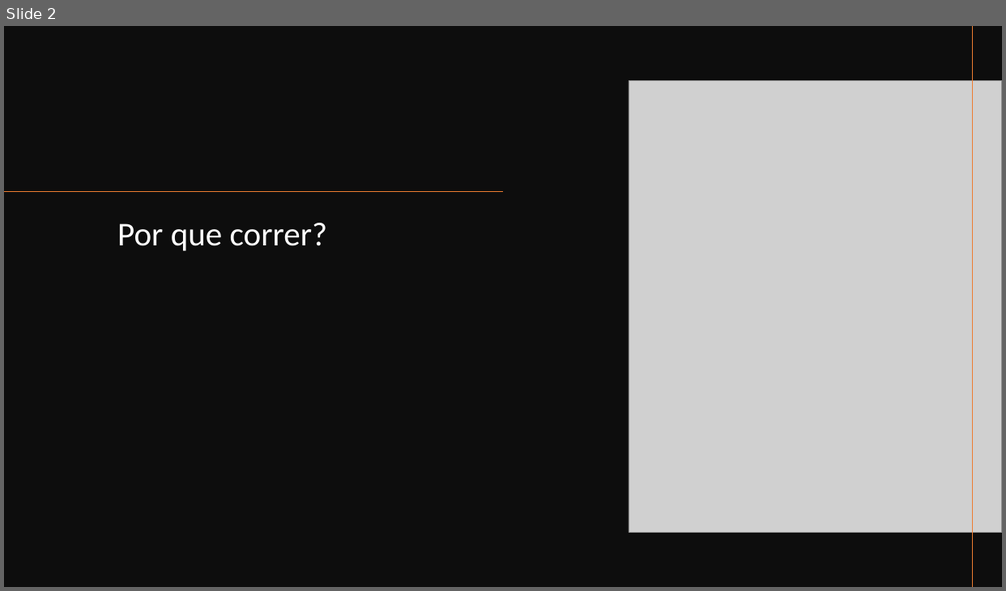
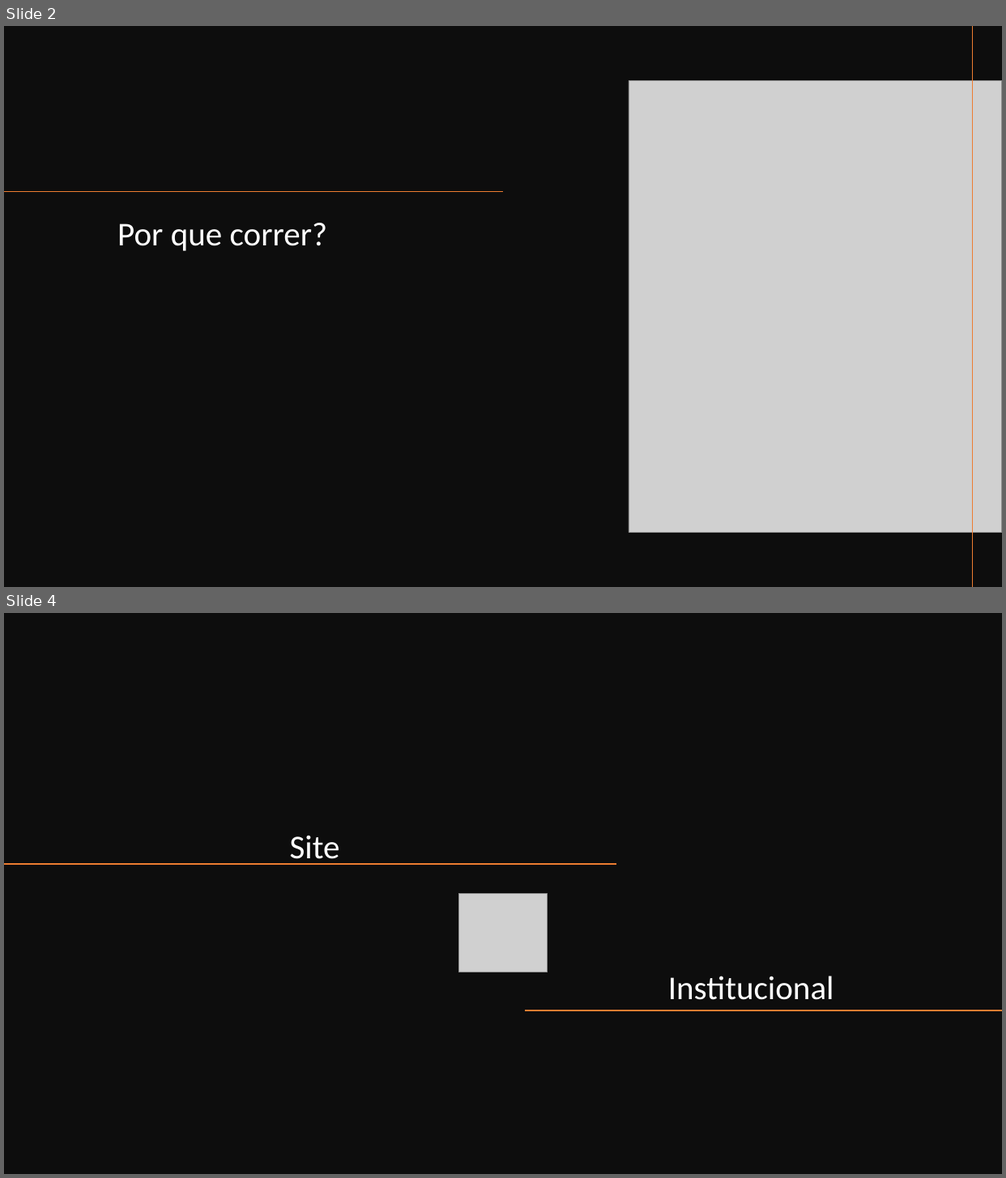
Before and after one commit to glvPedro/keep-running, a slide deck: documents/KEEP RUNNING.pptx. Shown one above the other, each under a label of ours: slide 2 before the commit, slides 2 and 4 after it; the slides between them are not shown. The pictures are 1006x591 and 1006x1178 pixels, drawn with LibreOffice and Linux fonts; fonts in the diff are those of the drawing; grey boxes stand for pictures. Boxes give left, top, right and bottom in pixels: in the first picture for what was removed or moved away, otherwise in the second. Text is boxed around its words. In the diff, an @@ line names an element or a change of style, - is before the commit and + after.

```diff
--- a/documents/KEEP RUNNING.pptx
+++ b/documents/KEEP RUNNING.pptx
@@ slide 4 added at bbox=[4, 613, 1002, 1174], background #FFFFFF @@
@@ rectangle added at bbox=[4, 613, 1002, 1174], fill #0D0D0D @@
@@ text added at bbox=[290, 836, 340, 865], 32 pt, text #FFFFFF @@
+Site
@@ line added from (617, 865) to (4, 865), #ED7D31 1 pt @@
@@ picture added at bbox=[458, 894, 547, 973] @@
@@ text added at bbox=[668, 976, 834, 1000], 32 pt, text #FFFFFF @@
+Institucional
@@ line added from (1002, 1011) to (525, 1011), #ED7D31 1 pt @@
```
Also in this commit, not shown: 2 slides changed, 1 other slide added, 2 slides removed, 5 other files.
